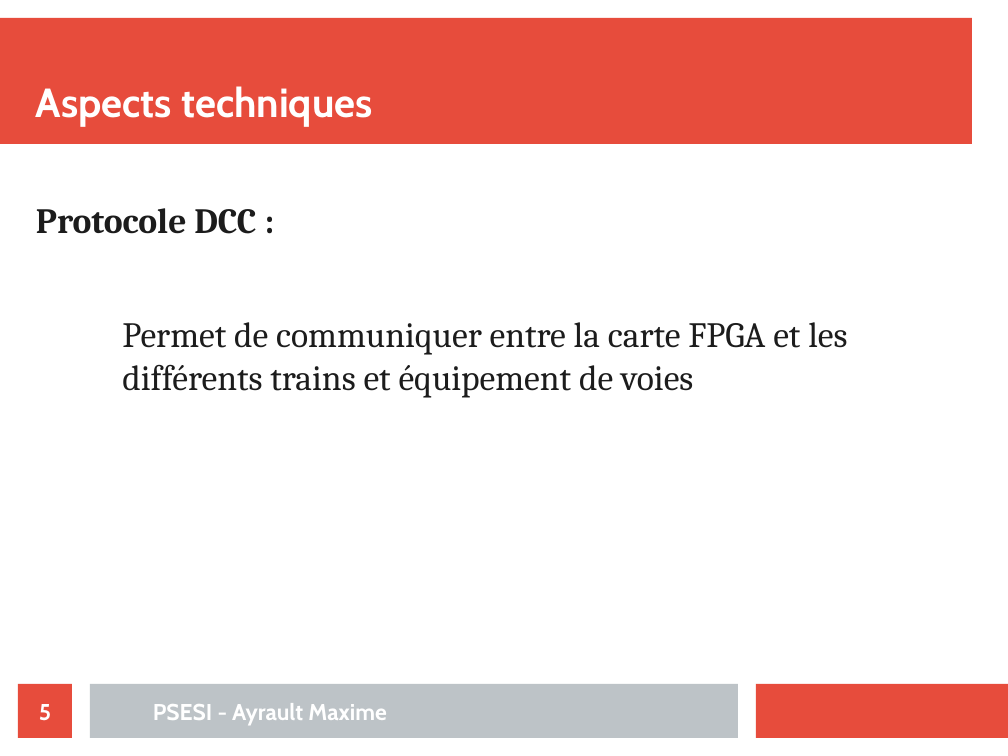
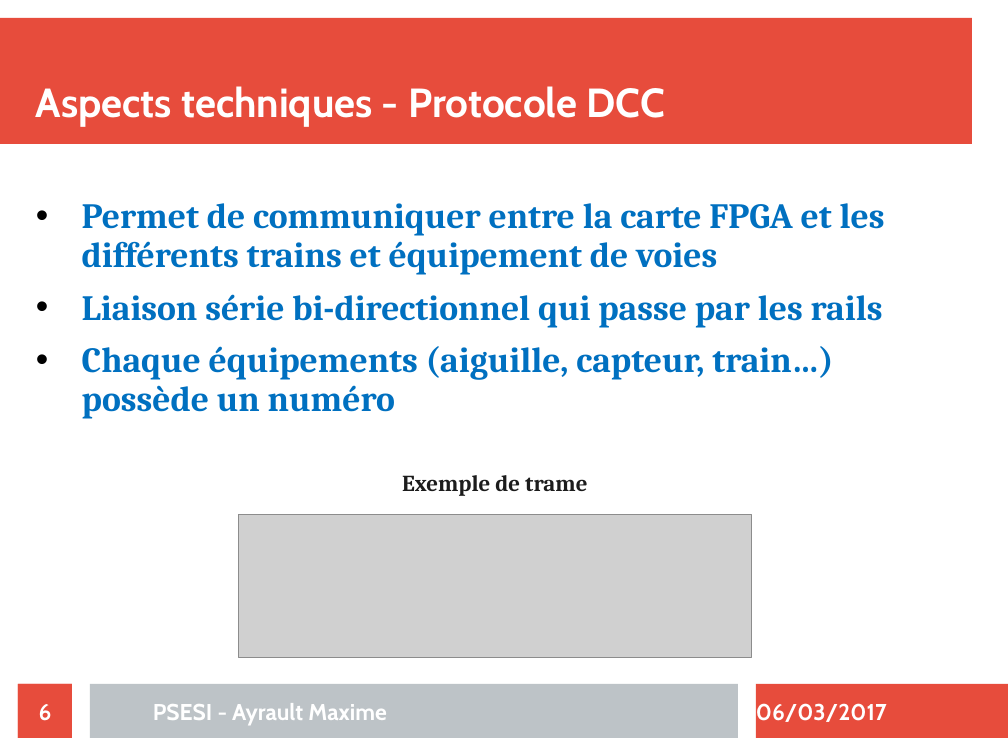
Before and after one commit to maximouth/CBI, a slide deck: slide 6 of Presentation/presentation.odp (slide 5 before the commit). Drawn at 1008x756 pixels with LibreOffice and Linux fonts; fonts in the diff are those of the drawing; grey boxes stand for pictures. Boxes give left, top, right and bottom in pixels: in the first picture for what was removed or moved away, otherwise in the second. Text is boxed around its words. In the diff, an @@ line names an element or a change of style, - is before the commit and + after.

```diff
--- a/Presentation/presentation.odp
+++ b/Presentation/presentation.odp
@@ rectangle removed at <box>0,18,972,145</box> @@
@@ freeform shape added at <box>0,18,972,145</box>, fill #E74C3C @@
@@ title at <box>36,86,665,127</box>: text changed @@
-Aspects techniques
+Aspects techniques - Protocole DCC
@@ text at <box>36,208,256,234</box>: paragraph removed @@
-Protocole DCC :
@@ text at <box>82,203,885,275</box>: text colour #1C1C1C to #0070C0, bold on in "Permet de communiquer entre la carte FPGA ..."; bullet none to •; line spacing 1 to 0.9; more space between paragraphs @@
@@ text at <box>82,294,883,496</box>: paragraphs added @@
+      • Liaison série bi-directionnel qui passe par les rails
+      • Chaque équipements (aiguille, capteur, train…) possède un numéro
+      Exemple de trame
@@ picture added at <box>239,514,752,658</box> @@
@@ freeform shape added at <box>18,684,72,738</box>, fill #F44336 @@
@@ rectangle removed at <box>756,684,1008,738</box> @@
@@ freeform shape added at <box>756,684,1008,738</box>, fill #E74C3C @@
@@ page number at <box>39,704,52,721</box>: text changed @@
-5
+6
@@ text added at <box>756,703,887,722</box>, 18 pt, text #FFFFFF, bold @@
+06/03/2017
```
Also in this commit, not shown: 15 other slides changed, 4 slides added, 4 slides removed.
